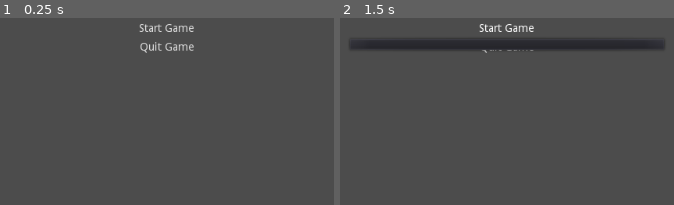
Above: before the commit, frames 1-2 (left to right).
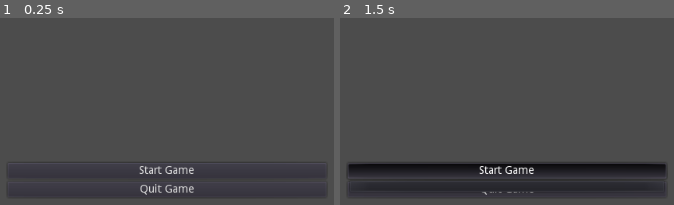
Above: after the commit, the same moments.

Repository: BusterGames/2Dplatformer
Game: Godot game, scene res://scenes/Mainmenu.tscn
Same seed, same stepped clock (60 frames per second), same inputs: the game is played once before the commit and once after it.
Inputs:
- Up to frame 1 (0.25 s): no input
- Up to frame 2 (1.5 s): click "Start Game" at 0.5 s; click "Start Game" at 1.25 s

The runs differ from the first frame. In frame 1, 1.8% of the frame differs, in the area x 7-93%, y 3-96%; in frame 2, 18%, in the area x 2-98%, y 3-96%.

Commit message:
tileblock

Diff:
--- a/entity/player.tscn
+++ b/entity/player.tscn
@@ -8,5 +8,9 @@
 [node name="Sprite" type="Sprite"]
 texture = ExtResource( 1 )
 
-[node name="CollisionShape2D" type="CollisionShape2D" parent="."]
+[node name="Node2D" type="Node2D" parent="."]
+
+[node name="KinematicBody2D" type="KinematicBody2D" parent="Node2D"]
+
+[node name="CollisionShape2D" type="CollisionShape2D" parent="Node2D/KinematicBody2D"]
 shape = SubResource( 1 )
--- /dev/null
+++ b/entity/world/tileBlock.tscn
@@ -0,0 +1,17 @@
+[gd_scene load_steps=3 format=2]
+
+[ext_resource path="res://assets/Tiles/Sand/tile_0025.png" type="Texture" id=1]
+
+[sub_resource type="RectangleShape2D" id=1]
+
+[node name="Node2D" type="Node2D"]
+
+[node name="StaticBody2D" type="StaticBody2D" parent="."]
+
+[node name="Sprite" type="Sprite" parent="StaticBody2D"]
+scale = Vector2( 2, 2 )
+texture = ExtResource( 1 )
+
+[node name="CollisionShape2D" type="CollisionShape2D" parent="StaticBody2D"]
+scale = Vector2( 2, 2 )
+shape = SubResource( 1 )
--- a/scenes/Mainmenu.tscn
+++ b/scenes/Mainmenu.tscn
@@ -14,17 +14,21 @@
 margin_top = 100.0
 margin_right = 702.0
 margin_bottom = 508.0
+alignment = 1
 
 [node name="startgame" type="MenuButton" parent="Control/VBoxContainer"]
+margin_top = 182.0
 margin_right = 408.0
-margin_bottom = 20.0
+margin_bottom = 202.0
 text = "Start Game"
+flat = false
 
 [node name="quitgame" type="MenuButton" parent="Control/VBoxContainer"]
-margin_top = 24.0
+margin_top = 206.0
 margin_right = 408.0
-margin_bottom = 44.0
+margin_bottom = 226.0
 focus_mode = 2
 text = "Quit Game"
+flat = false
 
 [connection signal="pressed" from="Control/VBoxContainer/quitgame" to="." method="_on_quitgame_pressed"]
